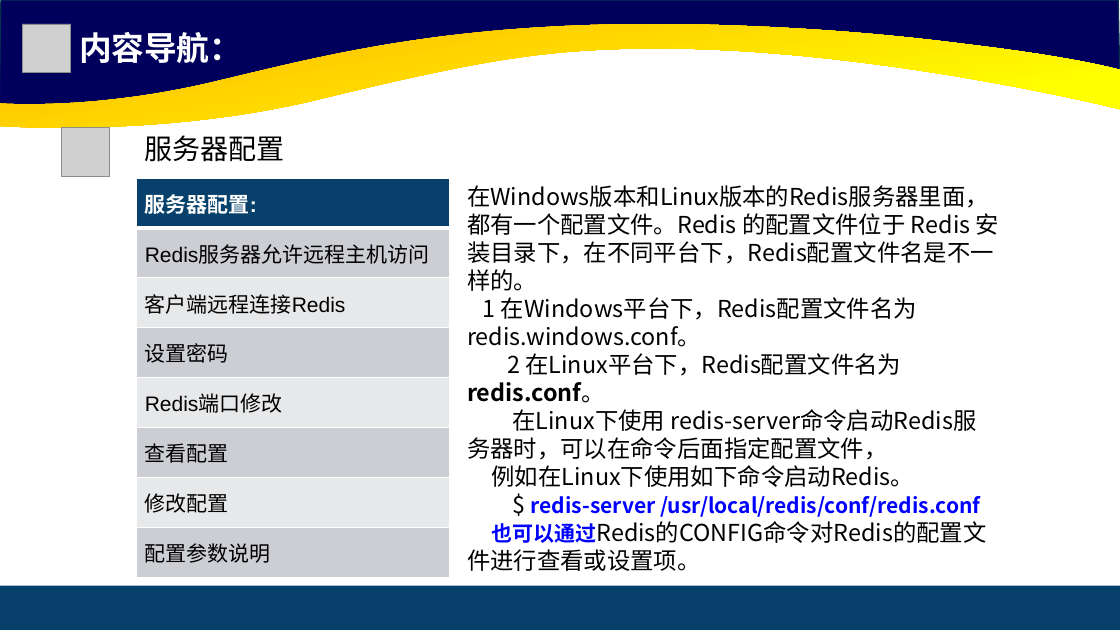
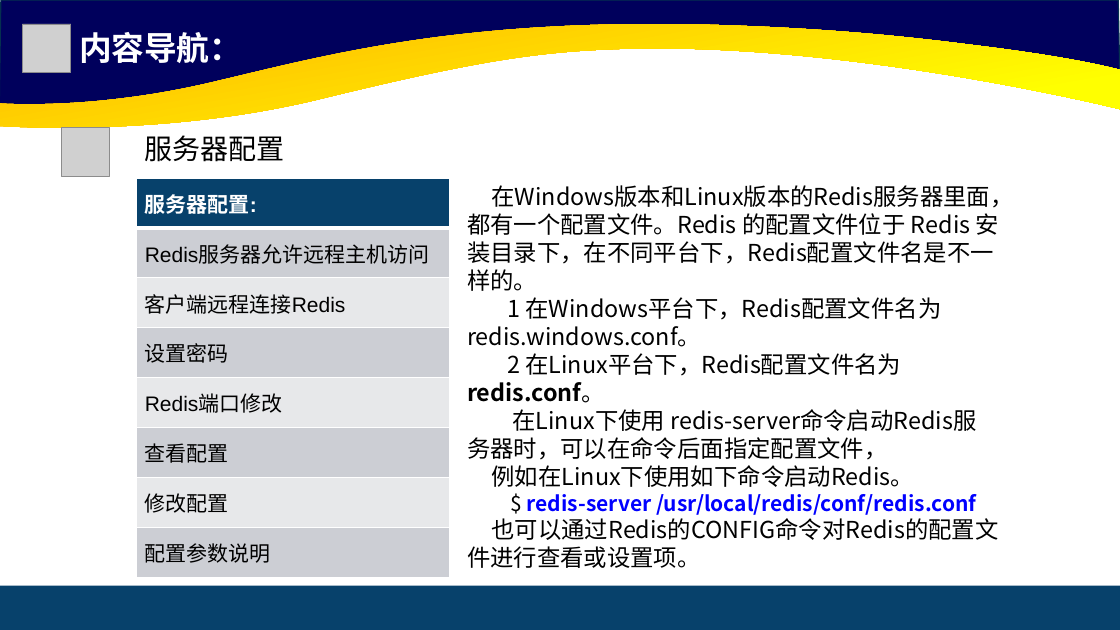
Before and after one commit to cxinping/Redis, a slide deck: slide 3 of ppt/第4章 Redis高级主题.pptx. Drawn at 1120x630 pixels with LibreOffice and Linux fonts; fonts in the diff are those of the drawing; grey boxes stand for pictures. Boxes give left, top, right and bottom in pixels: in the first picture for what was removed or moved away, otherwise in the second. Text is boxed around its words. In the diff, an @@ line names an element or a change of style, - is before the commit and + after.

```diff
--- a/ppt/第4章 Redis高级主题.pptx
+++ b/ppt/第4章 Redis高级主题.pptx
@@ text at (467,185,1014,403): text changed @@
-在Windows版本和Linux版本的Redis服务器里面，都有一个配置文件。Redis 的配置文件位于 Redis 安装目录下，在不同平台下，Redis配置文件名是不一样的。 1 在Windows平台下，Redis配置文件名为 redis.windows.conf。 2 在Linux平台下，Redis配置文件名为 redis.conf。
+在Windows版本和Linux版本的Redis服务器里面，都有一个配置文件。Redis 的配置文件位于 Redis 安装目录下，在不同平台下，Redis配置文件名是不一样的。
+1 在Windows平台下，Redis配置文件名为 redis.windows.conf。
+2 在Linux平台下，Redis配置文件名为 redis.conf。
@@ text at (467,465,999,568): text changed @@
-例如在Linux下使用如下命令启动Redis。 $ redis-server /usr/local/redis/conf/redis.conf 也可以通过Redis的CONFIG命令对Redis的配置文件进行查看或设置项。
+例如在Linux下使用如下命令启动Redis。
+$ redis-server /usr/local/redis/conf/redis.conf
+也可以通过Redis的CONFIG命令对Redis的配置文件进行查看或设置项。
```
Also in this commit, not shown: 6 other slides changed, 1 other file.
